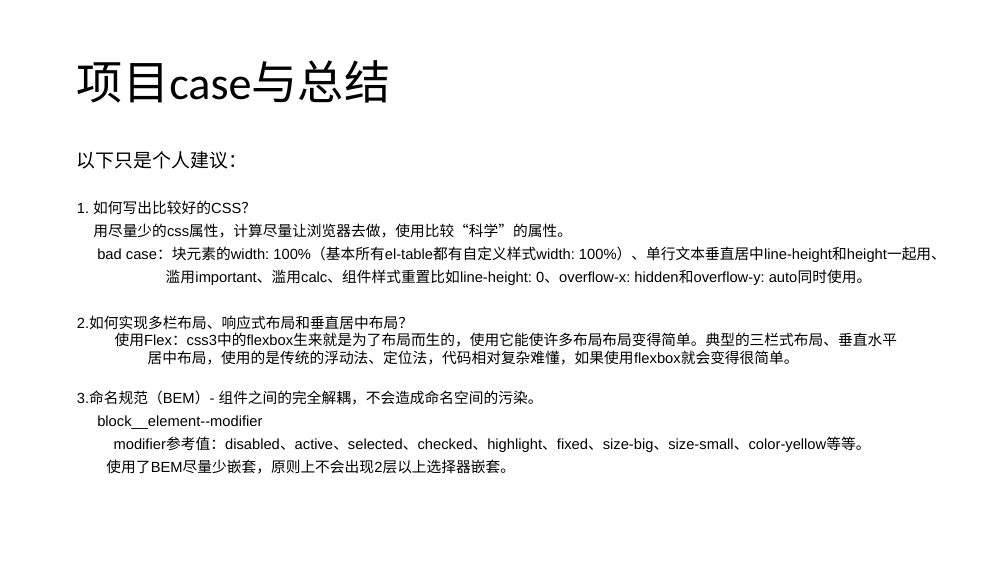
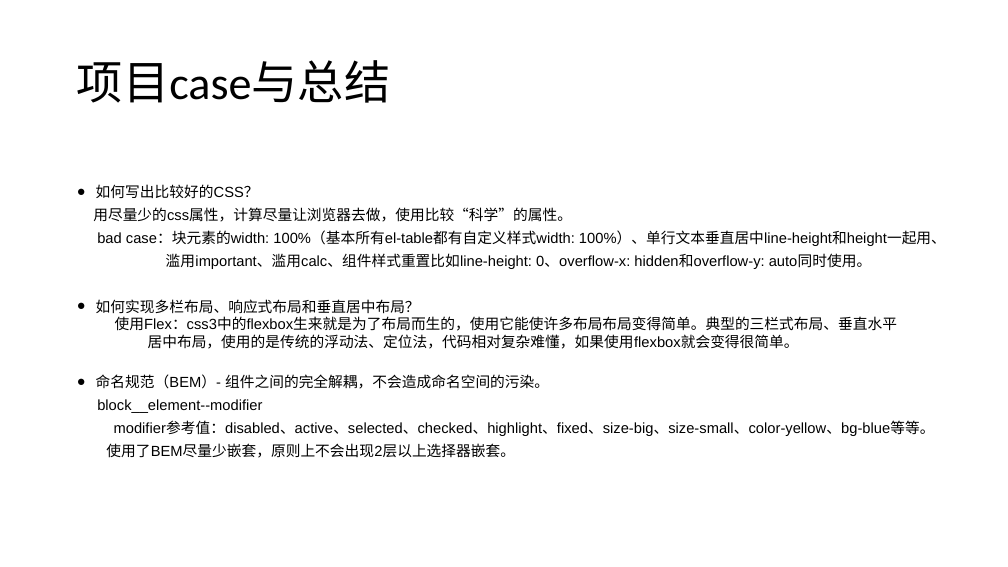
Before and after one commit to FBmm/Frontend-blog, a slide deck: slide 11 of CSS/css分享/css分享 - 常见CSS布局最佳实践.pptx (slide 6 before the commit). Drawn at 1008x567 pixels with LibreOffice and Linux fonts; fonts in the diff are those of the drawing. Boxes give left, top, right and bottom in pixels: in the first picture for what was removed or moved away, otherwise in the second. Text is boxed around its words. In the diff, an @@ line names an element or a change of style, - is before the commit and + after.

```diff
--- a/CSS/css分享/css分享 - 常见CSS布局最佳实践.pptx
+++ b/CSS/css分享/css分享 - 常见CSS布局最佳实践.pptx
@@ text at <box>96,184,259,199</box>: text changed @@
-以下只是个人建议：
-1. 如何写出比较好的CSS？
+● 如何写出比较好的CSS？
@@ text at <box>96,299,420,314</box>: text changed @@
-2.如何实现多栏布局、响应式布局和垂直居中布局？
+● 如何实现多栏布局、响应式布局和垂直居中布局？
@@ text at <box>96,374,549,389</box>: text changed @@
-3.命名规范（BEM）- 组件之间的完全解耦，不会造成命名空间的污染。
+● 命名规范（BEM）- 组件之间的完全解耦，不会造成命名空间的污染。
@@ text at <box>114,421,935,436</box>: text changed @@
-modifier参考值：disabled、active、selected、checked、highlight、fixed、size-big、size-small、color-yellow等等。
+modifier参考值：disabled、active、selected、checked、highlight、fixed、size-big、size-small、color-yellow、bg-blue等等。
```
Also in this commit, not shown: 11 other slides changed, 8 slides added, 16 other files.
